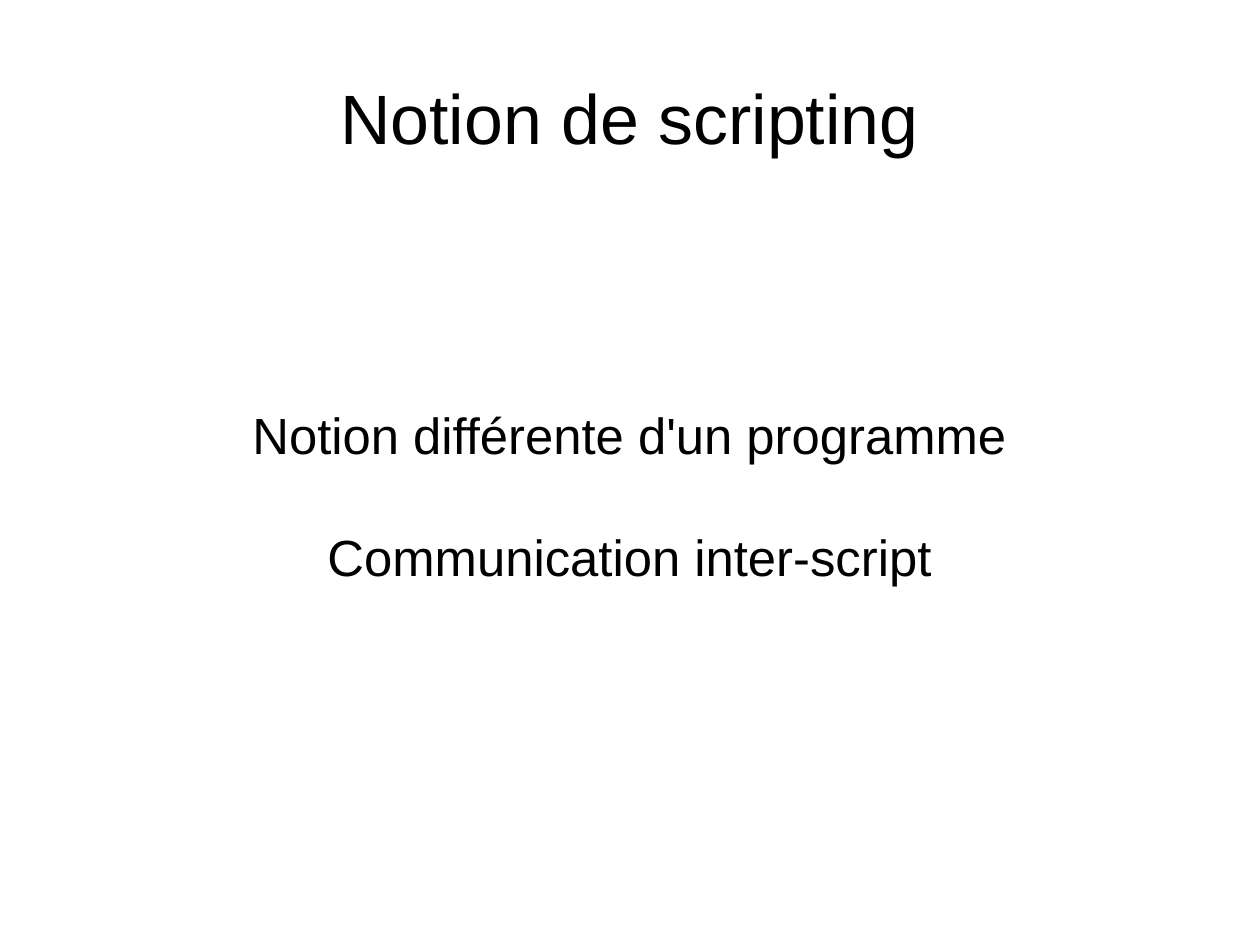
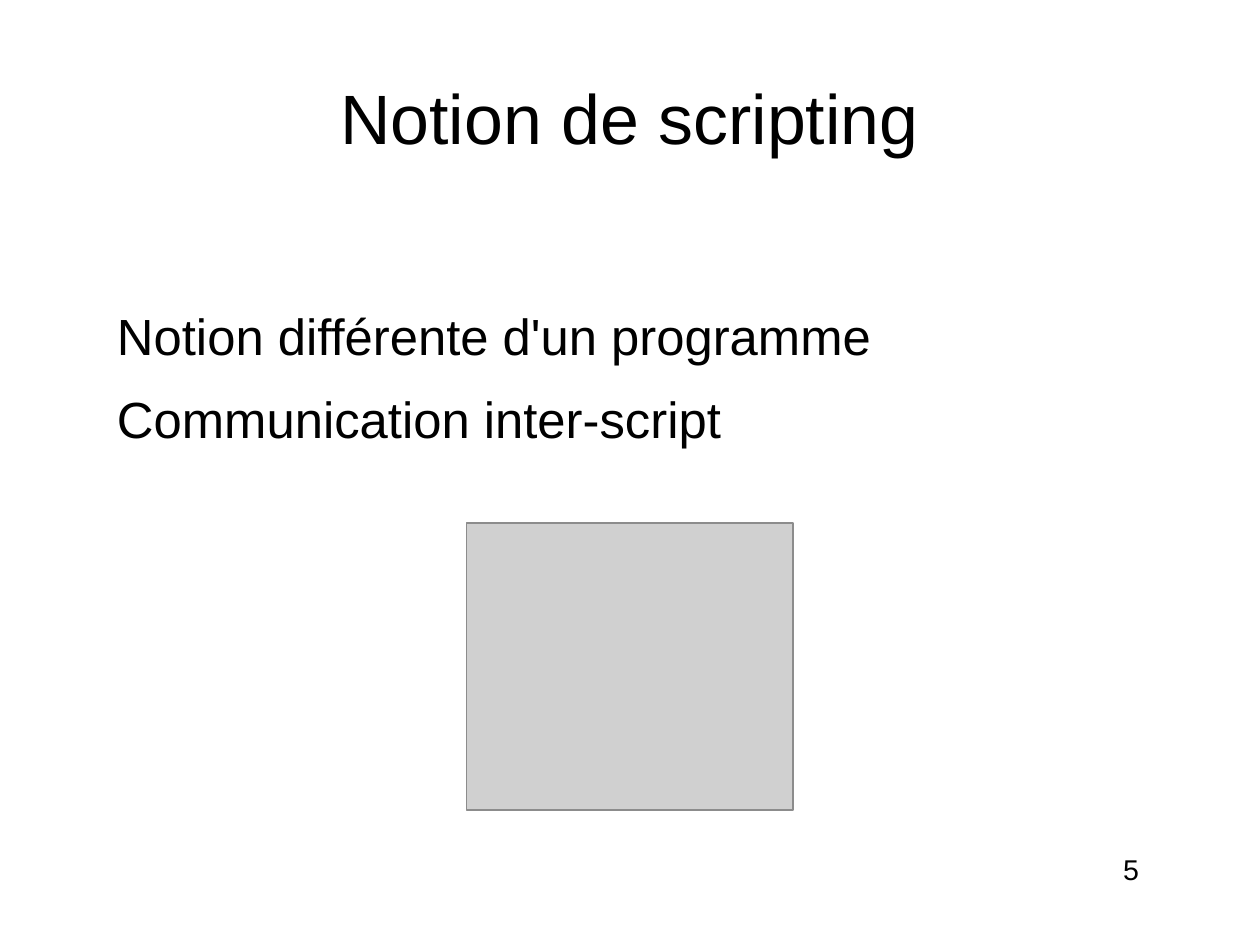
Before and after one commit to Mzartek/OculusRift_Tutoring, a slide deck: slide 5 of Report/first.odp. Drawn at 1260x945 pixels with LibreOffice and Linux fonts; fonts in the diff are those of the drawing; grey boxes stand for pictures. Boxes give left, top, right and bottom in pixels: in the first picture for what was removed or moved away, otherwise in the second. Text is boxed around its words. In the diff, an @@ line names an element or a change of style, - is before the commit and + after.

```diff
--- a/Report/first.odp
+++ b/Report/first.odp
@@ text "Notion différente d'un programme" at <box>117,317,871,449</box>: alignment centre to left; indent changed; more space between paragraphs; vertical alignment middle to top @@
@@ picture added at <box>468,524,794,811</box> @@
@@ page number added at <box>1123,860,1139,881</box>, 18 pt, text #000000 @@
+5
```
Also in this commit, not shown: 6 other slides changed, 2 slides added, 1 slide removed, 1 other file.
